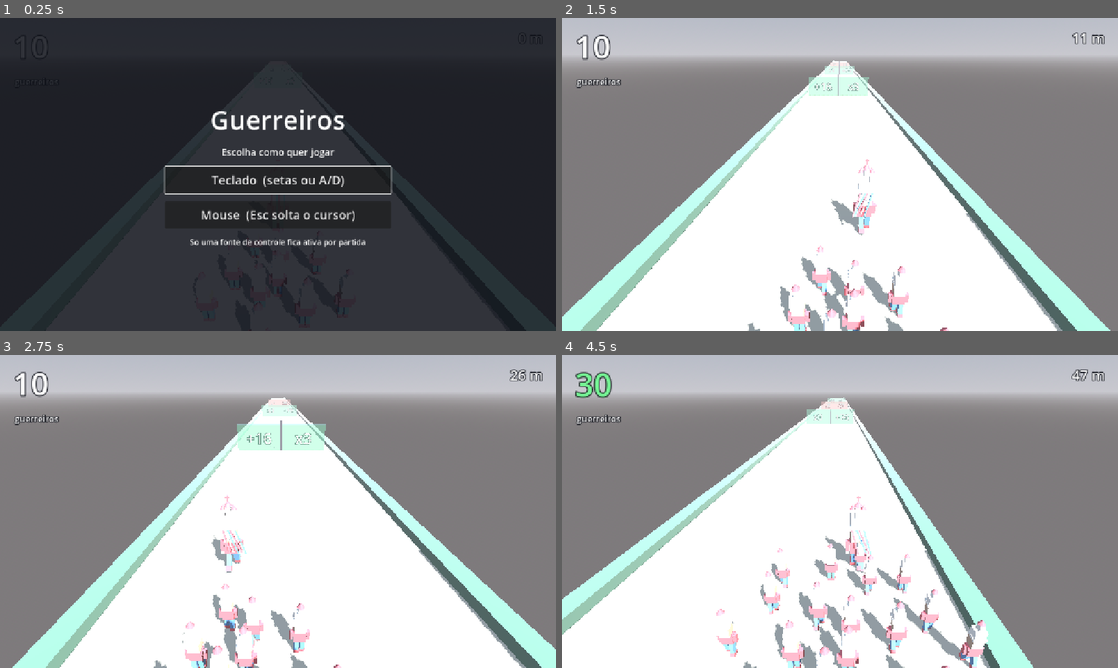
Above: before the commit, frames 1-4 (two rows, left to right).
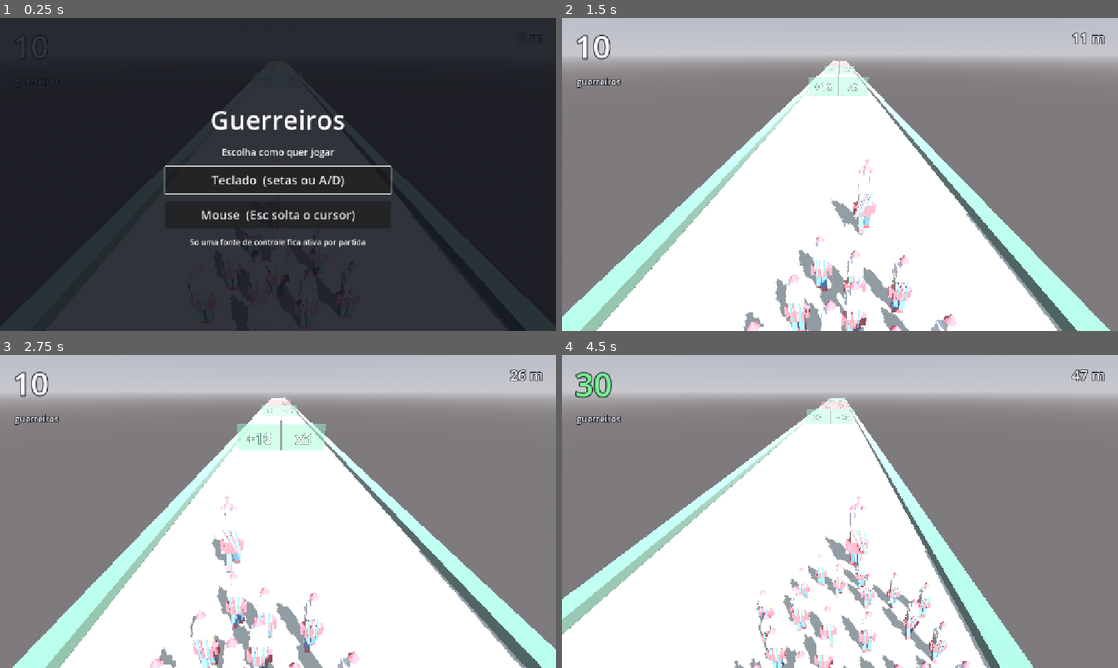
Above: after the commit, the same moments.

Repository: 3runorocha/COMP381-Projeto
Game: Godot game, scene res://scenes/Main.tscn
Same seed, same stepped clock (60 frames per second), same inputs: the game is played once before the commit and once after it.
Inputs (mouse positions are in pixels of both pictures, inside the frame that each line leads up to):
- Up to frame 1 (0.25 s): no input
- Up to frame 2 (1.5 s): click "Teclado (setas ou A/D)" at 0.5 s; tap Enter (ui_accept) at 1.25 s; move the mouse to (962, 158) at 1.27 s; hold Right (mover_direita) from 1.28 s (still down); click (962, 158) at 1.42 s
- Up to frame 3 (2.75 s): tap Enter (ui_accept) at 1.52, 2.27 s; move the mouse to (166, 527) at 2.02 s; release Right (mover_direita) at 2.03 s; hold Left (mover_esquerda) from 2.03 s (still down)
- Up to frame 4 (4.5 s): move the mouse to (895, 442) at 2.77 s; release Left (mover_esquerda) at 2.78 s; hold Right (mover_direita) 2.78-4.28 s; move the mouse to (812, 574) at 3.52 s; click (812, 574) at 3.67 s; tap Enter (ui_accept) at 3.77 s; move the mouse to (1006, 558) at 4.27 s; hold Left (mover_esquerda) from 4.28 s (still down)

The runs differ from the first frame. In frame 1, less than 0.1% of the frame differs, in the area x 37-64%, y 74-98%; in frame 2, 2.5%; in frame 3, 3.5%; in frame 4, 6.6%, in the area x 27-77%, y 56-100%.

Commit message:
Fitas no cordao, escala por contagem, e tremulacao no lugar do pendulo
Tres pontos levantados jogando.

O guerreiro do cordao ganha fitas, mas presas na malha do corpo, nao como
nos animados. Com ate 45 guerreiros, animar seriam 180 nos girando por
quadro, e a essa distancia o movimento delas nao se distingue.

A escala do cordao sai do papel: os guerreiros comecam do tamanho do lider e
encolhem ate 0.55 conforme o grupo cresce, com o teto subindo de 25 para 45
corpos. O espacamento acompanha a escala, senao ou sobra buraco com os
corpos pequenos ou eles se interpenetram no tamanho cheio.

E a animacao das fitas deixa de varrer de lado. Varrer e movimento de
PENDULO, e fita ao vento nao faz isso: ela ondula na direcao em que esta
sendo arrastada. A tremulacao passa para o mesmo eixo da inclinacao, mais
rapida, com forca crescendo com a velocidade, e as fitas ganham um leque
fixo para nao parecerem seis copias paralelas da mesma peca.

Verificado: distancia minima entre vizinhos igual ao espacamento em todas as
contagens de 4 a 300, nada saindo da ponte, teto em 45, fita tremendo 5.9
graus no eixo certo e zero no eixo do pendulo.

Co-Authored-By: Claude Opus 5 <noreply@anthropic.com>

Diff:
--- a/scripts/jogador/crowd_manager.gd
+++ b/scripts/jogador/crowd_manager.gd
@@ -7,17 +7,24 @@
 ## MultiMeshInstance3D, que e barato de desenhar mas nao faz animacao
 ## esqueletica, e no D11 os guerreiros precisam andar.
 
-const MAX_VISIVEL: int = 25
+const MAX_VISIVEL: int = 45
 ## Angulo aureo. Distribui pontos num disco sem alinhamentos nem sobreposicao,
 ## que e o que faz o grupo parecer multidao e nao grade.
 const ANGULO_AUREO: float = 2.39996323
 
 @export var lider_path: NodePath = ^"../Player"
 @export var cena_guerreiro: PackedScene
-## Distancia entre vizinhos na espiral. Precisa ser maior que a maior medida
-## do corpo. O guerreiro e uma CAIXA de 0.52 por 0.35, entao na diagonal ele
-## ocupa 0.63, e nao os 0.52 da largura. Era 0.55 quando o corpo era capsula.
-@export var espalhamento_base: float = 0.66
+## Distancia entre vizinhos na espiral, no tamanho cheio. Precisa cobrir a
+## maior medida do corpo: o guerreiro e uma CAIXA de 0.67 por 0.35, entao na
+## diagonal ele ocupa 0.76, e nao os 0.67 da largura.
+@export var espalhamento_base: float = 0.76
+## Tamanho do guerreiro com o cordao pequeno. 1.0 e o tamanho do lider.
+@export var escala_maxima: float = 1.0
+## Tamanho com o cordao cheio. Nao desce mais que isso: corpo pequeno demais
+## le como "mais longe", nao como "mais gente", e o asset cultural some.
+@export var escala_minima: float = 0.55
+## Em quantos corpos a escala chega ao minimo.
+@export var corpos_para_escala_minima: int = 40
 ## Quanto o cordao fica atras do lider.
 @export var recuo: float = 3.0
 ## Altura da vaga. Com o modelo, a origem fica nos pes, entao a vaga e um
@@ -32,7 +39,8 @@
 var _lider: Node3D = null
 var _corpos: Array[Node3D] = []
 var _visiveis: int = 0
-var _espalhamento: float = 0.55
+var _espalhamento: float = 0.76
+var _escala_corpo: float = 1.0
 
 
 func _ready() -> void:
@@ -74,12 +82,16 @@
 func _aplicar(contagem: int, instantaneo: bool) -> void:
     _visiveis = clampi(contagem, 0, MAX_VISIVEL)
 
-    # A contagem entra no raio pela raiz: dobrar o cordao nao dobra a largura,
-    # so a area. E o mesmo que o olho espera de gente se juntando.
-    var escala := sqrt(float(maxi(contagem, 1))) / sqrt(float(MAX_VISIVEL))
-    # O piso e 1.0 de proposito: espalhamento_base ja vale o diametro do
-    # corpo, entao encolher abaixo disso volta a sobrepor os guerreiros.
-    _espalhamento = espalhamento_base * clampf(escala, 1.0, 1.25)
+    # Os guerreiros encolhem conforme o cordao cresce. Encolher aqui e MEIO,
+    # nao fim: o ganho e caber mais corpo na mesma largura de ponte. Por isso
+    # ha piso na escala, senao o grupo pareceria se afastar em vez de crescer.
+    var cheio := float(maxi(corpos_para_escala_minima - 1, 1))
+    var quanto := clampf(float(_visiveis - 1) / cheio, 0.0, 1.0)
+    _escala_corpo = lerpf(escala_maxima, escala_minima, quanto)
+
+    # O espacamento acompanha o tamanho do corpo. Fixo, ou sobraria buraco com
+    # os corpos pequenos, ou eles se interpenetrariam no tamanho cheio.
+    _espalhamento = espalhamento_base * _escala_corpo
 
     var centro := _centro_da_formacao()
     for i in MAX_VISIVEL:
@@ -88,10 +100,15 @@
         if deve_aparecer and not corpo.visible:
             corpo.visible = true
             corpo.global_position = _vaga(i, centro)
+            corpo.scale = Vector3.ONE * _escala_corpo
             if not instantaneo:
                 _surgir(corpo)
         elif not deve_aparecer and corpo.visible:
             corpo.visible = false
+        elif deve_aparecer:
+            # Os que ja estavam na tela tambem mudam de tamanho: a escala
+            # depende de QUANTOS sao, entao ela muda para todos a cada portao.
+            corpo.scale = Vector3.ONE * _escala_corpo
 
 
 func _process(delta: float) -> void:
@@ -144,6 +161,7 @@
 
 ## Tranco de escala quando um guerreiro entra, para a mudanca ser visivel.
 func _surgir(corpo: Node3D) -> void:
-    corpo.scale = Vector3.ONE * 0.2
+    var alvo := Vector3.ONE * _escala_corpo
+    corpo.scale = alvo * 0.2
     var t := create_tween()
-    t.tween_property(corpo, "scale", Vector3.ONE, 0.22).set_trans(Tween.TRANS_BACK).set_ease(Tween.EASE_OUT)
+    t.tween_property(corpo, "scale", alvo, 0.22).set_trans(Tween.TRANS_BACK).set_ease(Tween.EASE_OUT)
--- a/scripts/jogador/fitas_balanco.gd
+++ b/scripts/jogador/fitas_balanco.gd
@@ -5,19 +5,23 @@
 ## capacete. Girar a partir do topo e o que faz a ponta de cima ficar presa e
 ## so a de baixo se mexer, como fita de verdade.
 ##
-## O movimento tem tres partes somadas, e cada uma responde a uma coisa
-## diferente:
-##   1. um vai e vem constante, para elas nunca ficarem congeladas;
-##   2. uma inclinacao para tras que cresce com a velocidade, porque a corrida
+## O movimento tem tres partes somadas:
+##   1. uma inclinacao para tras que cresce com a velocidade, porque a corrida
 ##      nao tem teto e a 200 por hora fita nao fica na vertical;
+##   2. uma tremulacao NO MESMO EIXO da inclinacao, ou seja, a fita sobe e
+##      desce no vento;
 ##   3. um empurrao lateral contrario ao desvio do jogador, que e o que liga a
 ##      animacao ao que ele acabou de fazer no controle.
+##
+## A tremulacao era, antes, um vai e vem lateral. Ficava mecanico: varrer de um
+## lado para o outro e movimento de PENDULO, e fita ao vento nao faz isso. Ela
+## ondula na direcao em que esta sendo arrastada.
 
 @export var player_path: NodePath = ^".."
-## Amplitude do vai e vem parado, em graus.
-@export var balanco_graus: float = 6.0
-## Quantas oscilacoes por segundo.
-@export var frequencia: float = 3.2
+## Amplitude da tremulacao, em graus.
+@export var tremulacao_graus: float = 7.0
+## Quantas oscilacoes por segundo. Alta de proposito: pano treme rapido.
+@export var frequencia: float = 7.5
 ## Quanto as fitas deitam para tras na velocidade de referencia.
 @export var inclinacao_graus: float = 30.0
 ## Velocidade em que a inclinacao chega ao maximo.
@@ -41,17 +45,24 @@
     _t += delta
 
     var velocidade := Comum.velocidade(_player)
-    var deitar := -deg_to_rad(inclinacao_graus) * clampf(velocidade / velocidade_referencia, 0.0, 1.0)
+    var vento := clampf(velocidade / velocidade_referencia, 0.0, 1.0)
+    var deitar := -deg_to_rad(inclinacao_graus) * vento
 
     var lateral := 0.0
     if _player != null and "velocity" in _player:
         lateral = -deg_to_rad(reacao_lateral_graus) * clampf(_player.velocity.x / 10.0, -1.0, 1.0)
 
+    var meio := (float(_fitas.size()) - 1.0) * 0.5
     for i in _fitas.size():
         # Fase diferente por fita: em fase, as seis viram uma placa so.
-        var fase := float(i) * 0.7
-        var vaivem := deg_to_rad(balanco_graus) * sin(_t * frequencia + fase)
-        _fitas[i].rotation = Vector3(deitar, 0.0, vaivem + lateral)
+        var fase := float(i) * 0.9
+        # Parada, a fita ainda treme um pouco; correndo, treme muito mais.
+        var forca := 0.25 + 0.75 * vento
+        var tremer := deg_to_rad(tremulacao_graus) * forca * sin(_t * frequencia + fase)
+        # Leque fixo, nao animado: as fitas abrem levemente para fora do centro
+        # e param de parecer seis copias paralelas da mesma peca.
+        var leque := deg_to_rad(3.0) * (float(i) - meio)
+        _fitas[i].rotation = Vector3(deitar + tremer, 0.0, lateral + leque)
 
 
 ## Procura recursivamente, porque a hierarquia de um glTF importado depende de
Binary file changed: assets/guerreiro_blockout.glb
Not shown, changed: CLAUDE.md
Not shown, changed: tools/blockout_guerreiro.py
